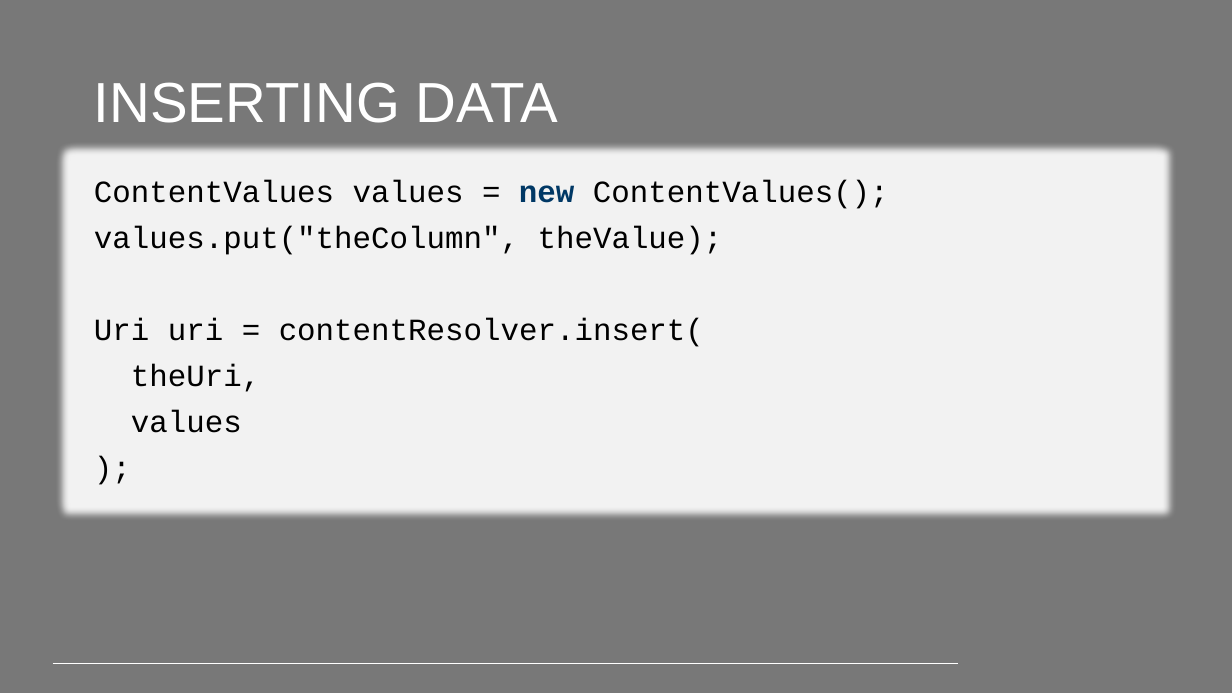
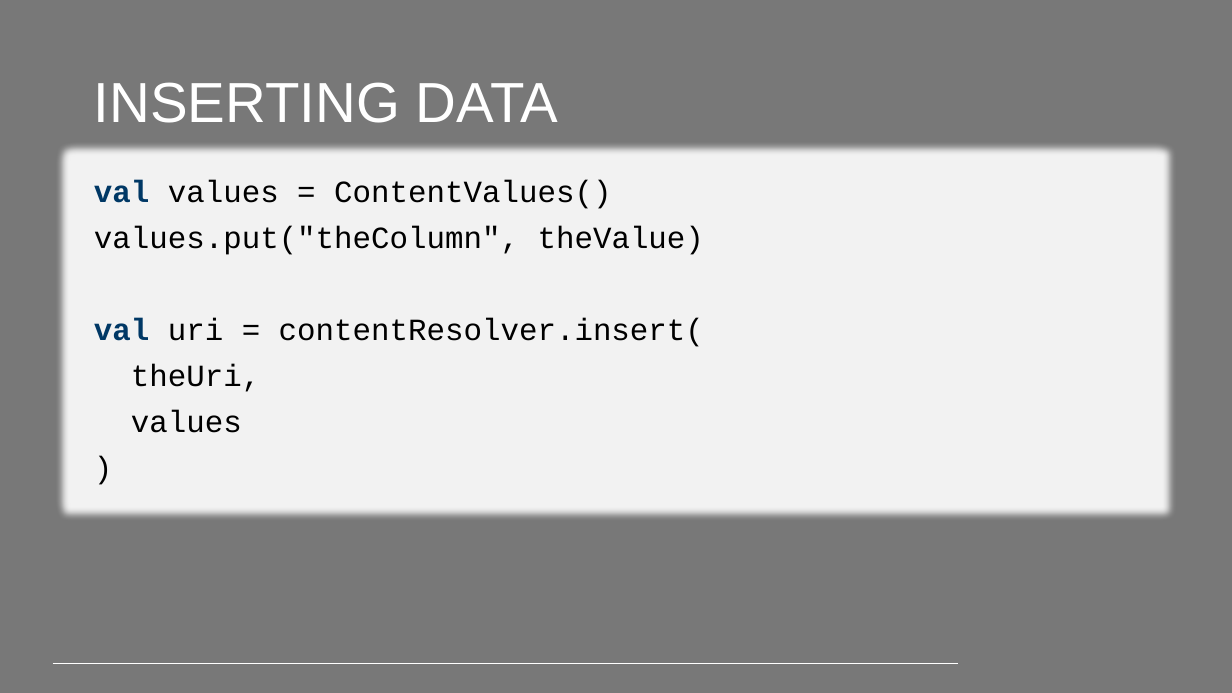
Before and after one commit to PeppeL-G/course-material, a slide deck: slide 10 of src/lectures/android-content-providers/android-content-providers.pptx. Drawn at 1232x693 pixels with LibreOffice and Linux fonts; fonts in the diff are those of the drawing; background and template pictures are left out. Boxes give left, top, right and bottom in pixels: in the first picture for what was removed or moved away, otherwise in the second. Text is boxed around its words. In the diff, an @@ line names an element or a change of style, - is before the commit and + after.

```diff
--- a/src/lectures/android-content-providers/android-content-providers.pptx
+++ b/src/lectures/android-content-providers/android-content-providers.pptx
@@ text at <box>94,179,704,433</box>: text changed @@
-);
+)
@@ text at <box>94,179,704,347</box>: text changed @@
-ContentValues values = new ContentValues();
-values.put("theColumn", theValue);
-Uri uri = contentResolver.insert(
+val values = ContentValues()
+values.put("theColumn", theValue)
+val uri = contentResolver.insert(
```
Also in this commit, not shown: 15 other slides changed, 9 other files.
